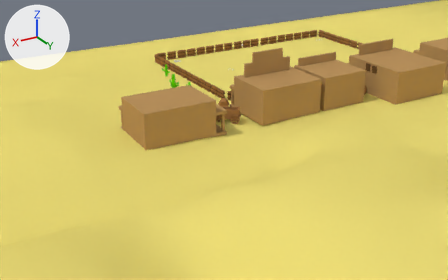
The Blender file Assets/Models/Gra_GlownaScena.blend as it was, and as the next commit left it.
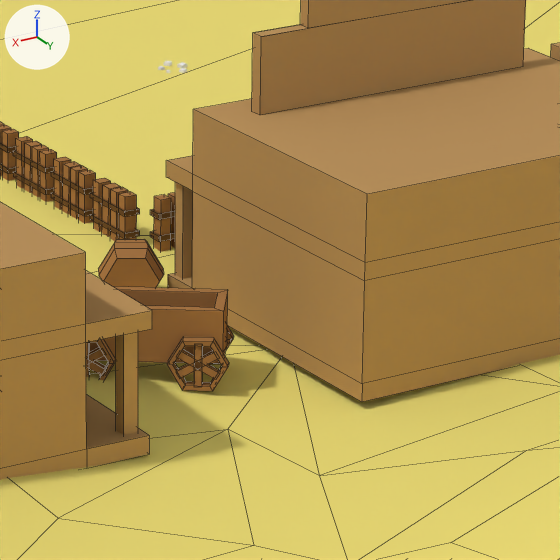
There are two pictures of each version: one from a 50 mm lens placed at (65.7, 77.6, 32.2), pointed at (25.2, 10.2, -1.6), one close up on the part from 45% to 66% of the width and 21% to 54% of the height. Lighting does not change. The marker at upper left points along +X, +Y and +Z. The close-ups show mesh edges as thin lines.

In view in the first close-up: 'Beczka.004', 'Building', 'Building1.002', 'Cube.010', 'Cube.011', 'Cube.012', 'Cube.013', 'Cube.073', 'Ground', 'Wozek'.
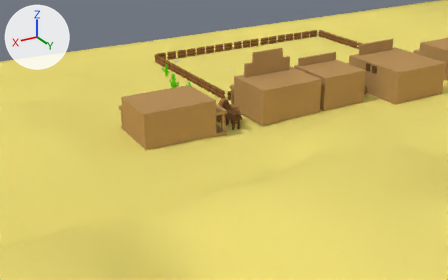
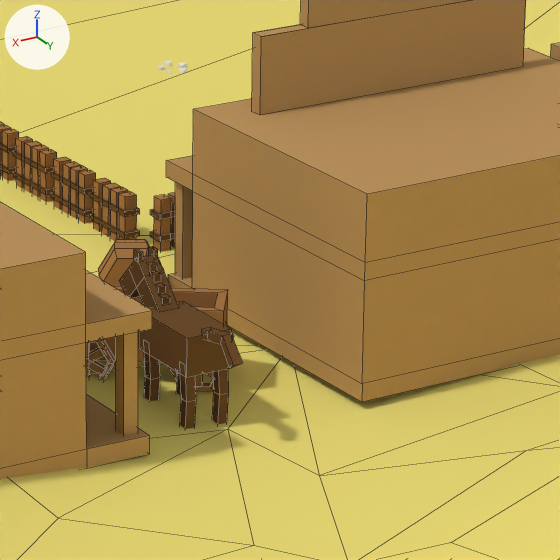
Pixel boxes (x1, y1, x2, y2) of what changed, in the close-ups (560 x 560 px):
'Konik', added (brown): after (119, 246, 242, 429)
'Wozek', unchanged, covered by the edit: (86, 286, 234, 391) in both

Diff of the bpy script that builds the scene:
```diff
--- a/Assets/Models/Gra_GlownaScena.blend.py
+++ b/Assets/Models/Gra_GlownaScena.blend.py
@@ me_cube @@
+me_cube.from_pydata(...)  # 136 vertices, 110 faces; spans x -5.5..12.7, y -4.0..0.5, z -1.0..12.3
+me_cube.materials.append(mat_browndark)  # brown #6d4d2d
@@ ob_konik @@
+ob_konik = bpy.data.objects.new('Konik', me_cube)
+ob_konik.location = (24.05, 10.63, 0.0)
+ob_konik.rotation_euler = (0.0, 0.0, -7.865)  # degrees (0, 0, 269)
+ob_konik.scale = (0.266, 0.266, 0.266)
```
